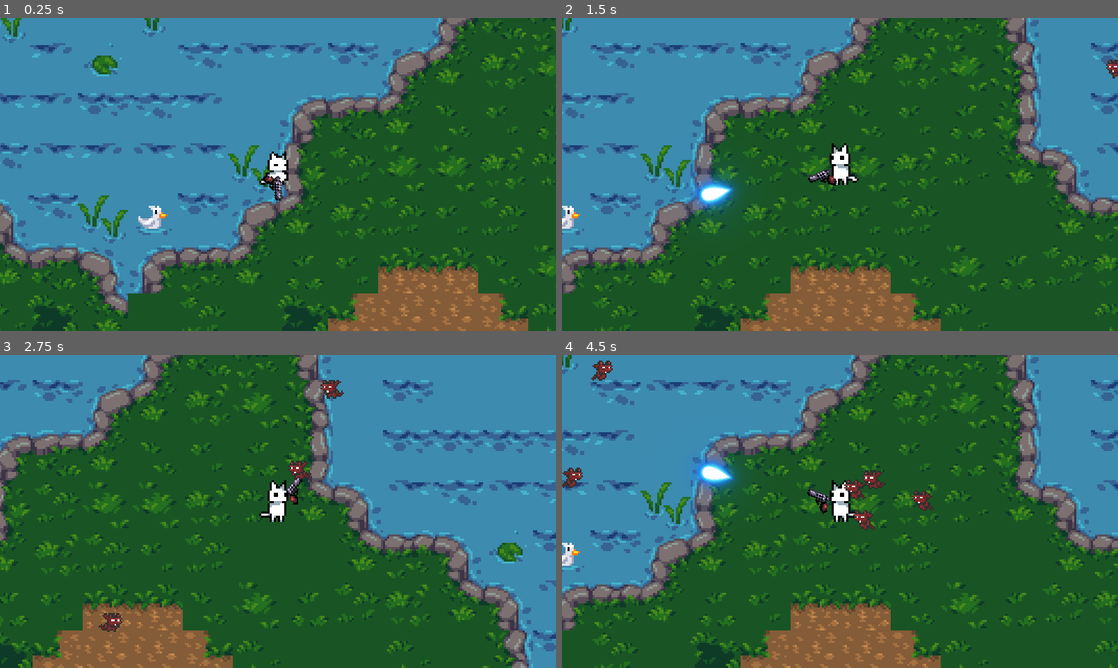
Above: before the commit, frames 1-4 (two rows, left to right).
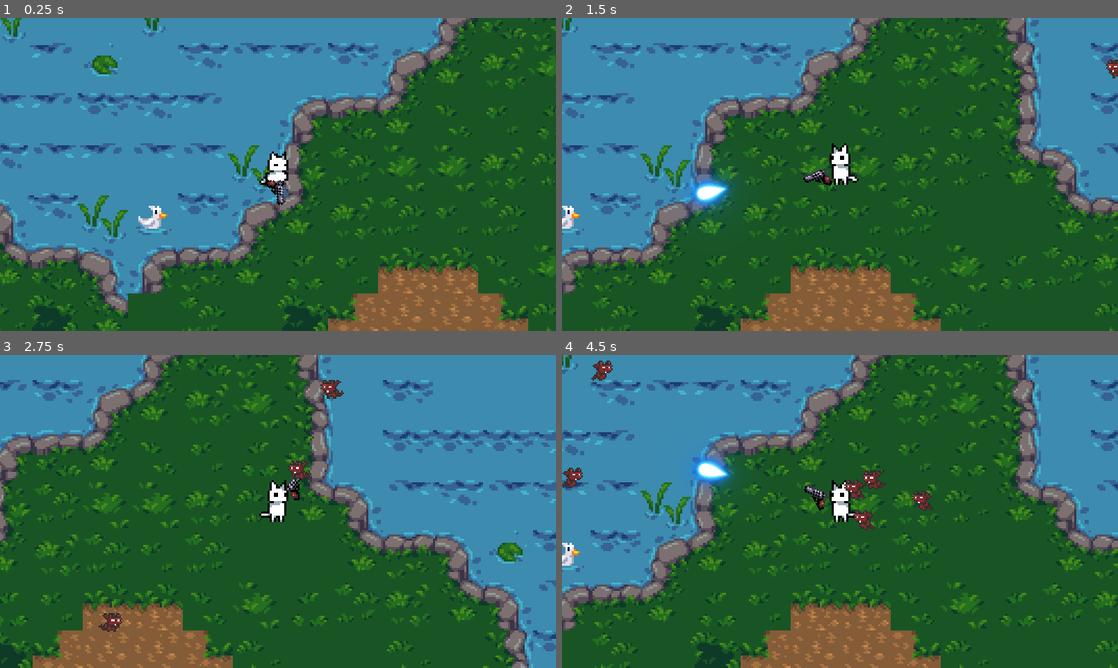
Above: after the commit, the same moments.

Repository: RaabGeorg/PurrgatoryGame
Game: Godot game, scene res://root.tscn
Two runs of this game, one before a commit and one after it. Both use one fixed random seed, a clock stepped at 60 frames per second and the inputs below.
Inputs (mouse positions are in pixels of both pictures, inside the frame that each line leads up to):
- Up to frame 1 (0.25 s): no input
- Up to frame 2 (1.5 s): tap Enter at 0.5 s; move the mouse to (962, 158) at 0.52 s; hold Right (ui_right) 0.53-1.25 s; click (962, 158) at 0.6 s; drag from (728, 190) to (812, 237) at 1.27 s
- Up to frame 3 (2.75 s): move the mouse to (333, 442) at 2.02 s; hold Right (ui_right) from 2.03 s (still down); click (333, 442) at 2.1 s
- Up to frame 4 (4.5 s): release Right (ui_right) at 2.75 s; drag from (812, 574) to (673, 464) at 2.77 s; move the mouse to (1006, 558) at 3.52 s; hold Left (ui_left) 3.53-4.25 s; click (1006, 558) at 3.6 s; drag from (673, 464) to (756, 433) at 4.27 s

The runs differ from the first frame. In frame 1, 0.2% of the frame differs, in the area x 47-52%, y 50-60%; in frame 2, 0.6%, in the area x 23-50%, y 48-61%; in frame 3, 0.1%; in frame 4, 0.6%.

Commit message:
changed project structure

Diff:
--- a/main_Character/scenes/main_character_2d.tscn
+++ b/main_Character/scenes/main_character_2d.tscn
@@ -2,7 +2,7 @@
 
 [ext_resource type="Script" uid="uid://2gjgjnlekaq4" path="res://main_Character/scripts/character_body_2d.gd" id="1_ixptr"]
 [ext_resource type="Texture2D" uid="uid://dcvg10bapya80" path="res://main_Character/sprites/BetterIdleCat.png" id="2_r3xjj"]
-[ext_resource type="PackedScene" uid="uid://cvv6fycvmnqyc" path="res://small_weapons.tscn" id="3_b23ba"]
+[ext_resource type="PackedScene" uid="uid://cvv6fycvmnqyc" path="res://weapons/pistol/scenes/small_weapons.tscn" id="3_b23ba"]
 
 [sub_resource type="AtlasTexture" id="AtlasTexture_b23ba"]
 atlas = ExtResource("2_r3xjj")
@@ -80,10 +80,4 @@
 
 [node name="small_weapons" parent="." instance=ExtResource("3_b23ba")]
 
-[node name="WeaponPivot" parent="small_weapons" index="0"]
-position = Vector2(0, 7.0000067)
-
-[node name="pistol" parent="small_weapons/WeaponPivot" index="0"]
-position = Vector2(47, -1)
-
 [editable path="small_weapons"]
--- a/main_menü.tscn
+++ /dev/null
@@ -1,81 +0,0 @@
-[gd_scene load_steps=3 format=3 uid="uid://dkm55ryiyy0eb"]
-
-[ext_resource type="FontFile" uid="uid://crsogjk4346dd" path="res://yoster.ttf" id="1_c8dtp"]
-
-[sub_resource type="StyleBoxFlat" id="StyleBoxFlat_1pg25"]
-bg_color = Color(1, 1, 1, 1)
-corner_radius_top_left = 16
-corner_radius_top_right = 16
-corner_radius_bottom_right = 16
-corner_radius_bottom_left = 16
-shadow_color = Color(0, 0, 0, 0.20392157)
-shadow_size = 5
-shadow_offset = Vector2(0, 3.41)
-
-[node name="MainMenü" type="Control"]
-layout_mode = 3
-anchors_preset = 15
-anchor_right = 1.0
-anchor_bottom = 1.0
-offset_top = 5.0
-offset_right = 13.0
-offset_bottom = 8.0
-grow_horizontal = 2
-grow_vertical = 2
-
-[node name="Label" type="Label" parent="."]
-layout_mode = 1
-anchors_preset = 8
-anchor_left = 0.5
-anchor_top = 0.5
-anchor_right = 0.5
-anchor_bottom = 0.5
-offset_left = -316.5
-offset_top = -203.5
-offset_right = 316.5
-offset_bottom = -32.0
-grow_horizontal = 2
-grow_vertical = 2
-theme_override_fonts/font = ExtResource("1_c8dtp")
-theme_override_font_sizes/font_size = 100
-text = "Purrgatory"
-
-[node name="VBoxContainer" type="VBoxContainer" parent="."]
-layout_mode = 1
-anchors_preset = 8
-anchor_left = 0.5
-anchor_top = 0.5
-anchor_right = 0.5
-anchor_bottom = 0.5
-offset_left = -198.5
-offset_top = -44.5
-offset_right = 198.25
-offset_bottom = 183.0
-grow_horizontal = 2
-grow_vertical = 2
-theme_override_constants/separation = 20
-
-[node name="Button2" type="Button" parent="VBoxContainer"]
-layout_mode = 2
-size_flags_vertical = 3
-theme_override_colors/font_color = Color(0, 0, 0, 1)
-theme_override_font_sizes/font_size = 40
-theme_override_styles/normal = SubResource("StyleBoxFlat_1pg25")
-text = "Start"
-
-[node name="Button" type="Button" parent="VBoxContainer"]
-layout_mode = 2
-size_flags_vertical = 3
-theme_override_colors/font_color = Color(0, 0, 0, 1)
-theme_override_font_sizes/font_size = 40
-theme_override_styles/normal = SubResource("StyleBoxFlat_1pg25")
-text = "Options
-"
-
-[node name="Button3" type="Button" parent="VBoxContainer"]
-layout_mode = 2
-size_flags_vertical = 3
-theme_override_colors/font_color = Color(0, 0, 0, 1)
-theme_override_font_sizes/font_size = 40
-theme_override_styles/normal = SubResource("StyleBoxFlat_1pg25")
-text = "Exit"
--- a/small_weapons.tscn
+++ /dev/null
@@ -1,21 +0,0 @@
-[gd_scene load_steps=3 format=3 uid="uid://cvv6fycvmnqyc"]
-
-[ext_resource type="Script" uid="uid://s5q68d7bokj8" path="res://gun.gd" id="1_anpxn"]
-[ext_resource type="Texture2D" uid="uid://bg4aeahpk4tim" path="res://pistol.png" id="2_pm48c"]
-
-[node name="small_weapons" type="Node2D"]
-scale = Vector2(0.2, 0.2)
-script = ExtResource("1_anpxn")
-
-[node name="WeaponPivot" type="Marker2D" parent="."]
-position = Vector2(0, 2)
-
-[node name="pistol" type="Sprite2D" parent="WeaponPivot"]
-position = Vector2(57, -1)
-rotation = -0.73129296
-scale = Vector2(4.863484, 4.273343)
-texture = ExtResource("2_pm48c")
-
-[node name="ShootingPoint" type="Marker2D" parent="WeaponPivot/pistol"]
-unique_name_in_owner = true
-position = Vector2(6.7767606, 4.7193627)
--- a/bullet.tscn
+++ b/weapons/bullets/test/scenes/bullet.tscn
@@ -1,7 +1,7 @@
 [gd_scene load_steps=3 format=3 uid="uid://r7qaleyg7wr8"]
 
-[ext_resource type="Script" uid="uid://b0s624gefy48d" path="res://node_2d.gd" id="1_v8qja"]
-[ext_resource type="Texture2D" uid="uid://c0vhn83y6ovxa" path="res://01.png" id="2_t4vbm"]
+[ext_resource type="Script" uid="uid://b0s624gefy48d" path="res://weapons/bullets/test/scripts/bullet.gd" id="1_v8qja"]
+[ext_resource type="Texture2D" uid="uid://c0vhn83y6ovxa" path="res://weapons/bullets/test/sprites/01.png" id="2_t4vbm"]
 
 [node name="bullet" type="Node2D"]
 top_level = true
--- /dev/null
+++ b/weapons/pistol/scenes/small_weapons.tscn
@@ -0,0 +1,21 @@
+[gd_scene load_steps=3 format=3 uid="uid://cvv6fycvmnqyc"]
+
+[ext_resource type="Script" uid="uid://s5q68d7bokj8" path="res://weapons/pistol/scripts/gun.gd" id="1_anpxn"]
+[ext_resource type="Texture2D" uid="uid://bg4aeahpk4tim" path="res://weapons/pistol/sprites/pistol.png" id="2_pm48c"]
+
+[node name="small_weapons" type="Node2D"]
+scale = Vector2(0.2, 0.2)
+script = ExtResource("1_anpxn")
+
+[node name="WeaponPivot" type="Marker2D" parent="."]
+position = Vector2(0, 2)
+
+[node name="pistol" type="Sprite2D" parent="WeaponPivot"]
+position = Vector2(57, -1)
+rotation = -0.73129296
+scale = Vector2(4.863484, 4.273343)
+texture = ExtResource("2_pm48c")
+
+[node name="ShootingPoint" type="Marker2D" parent="WeaponPivot/pistol"]
+unique_name_in_owner = true
+position = Vector2(6.7767606, 4.7193627)
--- a/gun.gd
+++ b/weapons/pistol/scripts/gun.gd
@@ -5,7 +5,7 @@
 func _ready() -> void:
 	pass # Replace with function body.
 
-const bullet = preload("res://bullet.tscn")
+const bullet = preload("res://weapons/bullets/test/scenes/bullet.tscn")
 
 # Called every frame. 'delta' is the elapsed time since the previous frame.
 func _process(delta: float) -> void:
Renamed: yoster.ttf -> fonts/yoster.ttf
Not shown, changed: fonts/yoster.ttf.import
Renamed: node_2d.gd -> weapons/bullets/test/scripts/bullet.gd
Renamed: node_2d.gd.uid -> weapons/bullets/test/scripts/bullet.gd.uid
Renamed: 01.png -> weapons/bullets/test/sprites/01.png
Not shown, changed: weapons/bullets/test/sprites/01.png.import
Renamed: gun.gd.uid -> weapons/pistol/scripts/gun.gd.uid
Renamed: pistol.png -> weapons/pistol/sprites/pistol.png
Not shown, changed: weapons/pistol/sprites/pistol.png.import
Not shown, added: small_weapons.tscn.depren
